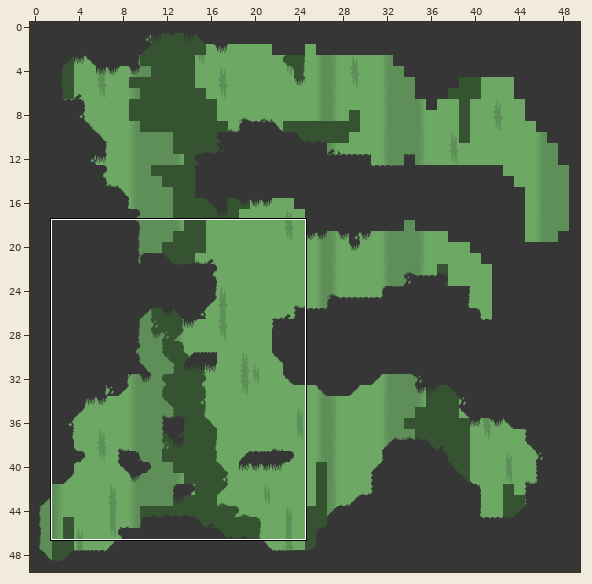
Two states of a Tiled map, levels/level.tmx. Above, an overview of the earlier version with the close-up marked.
Close-up. First the earlier version:
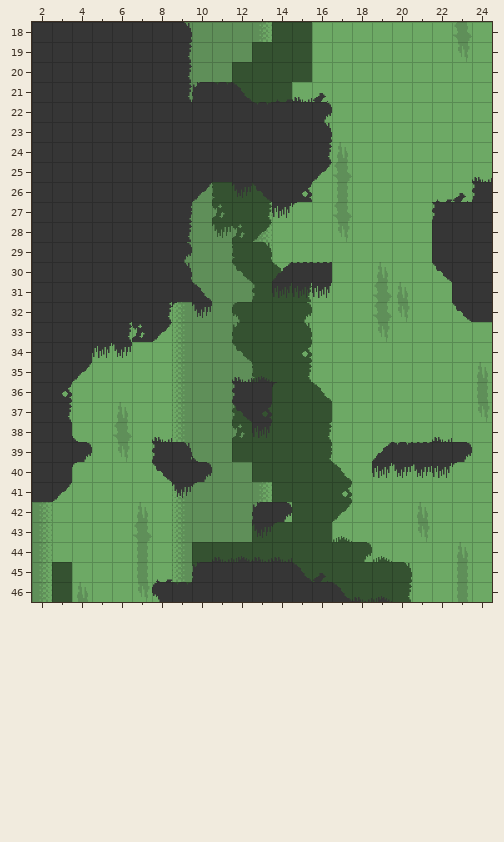
Cells are 32x32 px. Shown: x 2..24, y 18..46.
The same view after the edit:
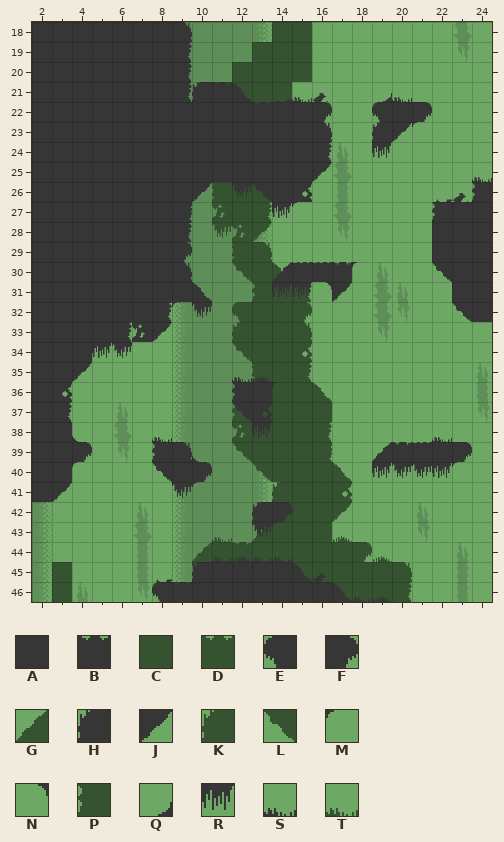
Key: from "mininicular": A 0, B 2, C 4, D 6, E 8, F 9, G 14, H 16, J 19, K 20, L 22, M 26, N 27, P 28, Q 35, R 49, S 50, T 54.
_ is an empty cell.
The author wrote: Made cats faster Tried to get the parallax to behave added to level
Changes in this commit:
Layer "'Middle'ground":
y 39: x 12 C -> L
y 40: x 13 C -> L
y 41: x 14 C -> K
y 42: x 14 _ -> P
y 43: x 11 _ -> T; x 13 C -> G
y 44: x 10 C -> G; x 12 C -> D
Layer "Foreground":
y 21: x 19..20 __ -> QS
y 22: x 19..21 ___ -> EAF
y 23: x 19..21 ___ -> HJM
y 24: x 19 _ -> R
y 30: x 17..18 __ -> BM
y 31: x 16..17 R_ -> NJ
Pixel boxes of the changes (left, top, right, bottom) in both close-ups:
added: (372, 93, 432, 158)
changed: (312, 262, 357, 302)
changed: (192, 443, 292, 561)
